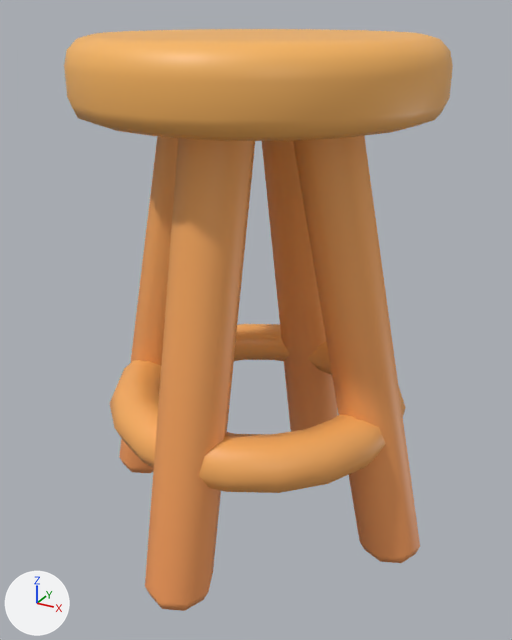
Renders of the glTF model assets/blender_stuff/Cute_Furniture_Free_glb/Separate_Assets_glb/Chair_17.glb from each side of a commit.
Both versions are drawn from a 50 mm camera at (0.382, -0.699, 0.624) aimed at (0.002, -0.007, 0.278). Lighting does not change. The marker at lower left points along +X, +Y and +Z. The picture after the commit comes second.

Script lines for the objects in view, before the commit:
```python
me_chair_17 = bpy.data.meshes.new('Chair_17')
me_chair_17.from_pydata(...)  # 448 vertices, 852 faces; spans x -0.227..0.227, y -0.227..0.227, z 0.0..0.6
me_chair_17.materials.append(mat_color)  # picture img_textures_4
ob_chair_17 = bpy.data.objects.new('Chair_17', me_chair_17)
ob_chair_17.location = (0.0, 0.0, 0.0)
```
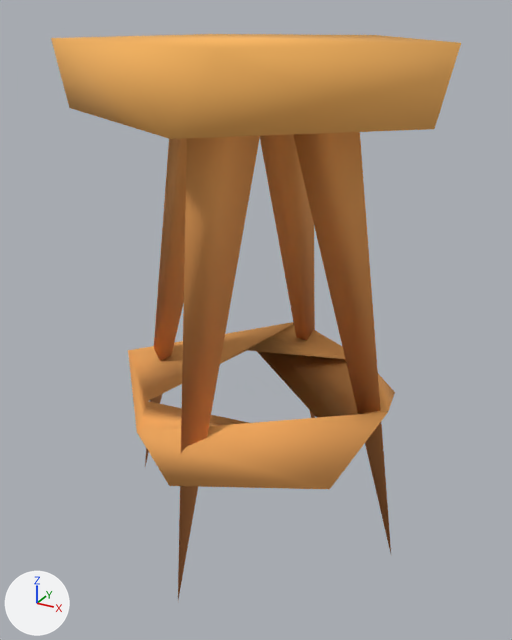
Edits to the scene script, one JSON object a line:
```json
{"op": "add", "block": "mat_color_001", "code": ["mat_color_001 = principled_material('Color.001')", "mat_color_001.texture = img_textures_4", "mat_color_001.roughness = 1.0"]}
{"block": "me_chair_17", "where": "# used by ob_chair_17; location = (0.0, 0.0, 0.0)"}
{"op": "remove", "block": "me_chair_17", "code": "me_chair_17.from_pydata(...)  # 448 vertices, 852 faces; spans x -0.227..0.227, y -0.227..0.227, z 0.0..0.6"}
{"op": "remove", "block": "me_chair_17", "code": "me_chair_17.materials.append(mat_color)  # picture img_textures_4"}
{"op": "add", "block": "me_chair_17", "code": "me_chair_17.from_pydata(...)  # 39 vertices, 54 faces; spans x -0.193..0.211, y -0.205..0.193, z -0.012..0.596"}
{"block": "me_chair_17", "change": "me_chair_17 part 1: the loose piece of 180 vertices spanning x -0.187..0.187, y -0.187..0.187, z 0.144..0.2 is rebuilt with 13 vertices and now spans x -0.189..0.175, y -0.188..0.181, z 0.143..0.2, in mat_color_001 (picture img_textures_4)"}
{"block": "me_chair_17", "change": "me_chair_17 part 2: the loose piece of 140 vertices spanning x -0.2..0.2, y -0.2..0.2, z 0.52..0.6 is rebuilt with 10 vertices and now spans x -0.186..0.211, y -0.205..0.191, z 0.522..0.596, in mat_color_001 (picture img_textures_4)"}
{"block": "me_chair_17", "change": "me_chair_17 part 3: the loose piece of 32 vertices spanning x -0.227..-0.039, y -0.04..0.04, z 0.0..0.528 is rebuilt with 4 vertices and now spans x -0.193..-0.042, y -0.037..0.012, z -0.012..0.528, in mat_color_001 (picture img_textures_4)"}
{"block": "me_chair_17", "change": "me_chair_17 part 4: the loose piece of 32 vertices spanning x -0.04..0.04, y 0.039..0.227, z 0.0..0.528 is rebuilt with 4 vertices and now spans x -0.037..0.012, y 0.042..0.193, z -0.012..0.528, in mat_color_001 (picture img_textures_4)"}
{"block": "me_chair_17", "change": "me_chair_17 part 5: the loose piece of 32 vertices spanning x -0.04..0.04, y -0.227..-0.039, z 0.0..0.528 is rebuilt with 4 vertices and now spans x -0.012..0.037, y -0.193..-0.042, z -0.012..0.528, in mat_color_001 (picture img_textures_4)"}
{"block": "me_chair_17", "change": "me_chair_17 part 6: the loose piece of 32 vertices spanning x 0.039..0.227, y -0.04..0.04, z 0.0..0.528 is rebuilt with 4 vertices and now spans x 0.042..0.193, y -0.012..0.037, z -0.012..0.528, in mat_color_001 (picture img_textures_4)"}
{"op": "add", "block": "me_chair_17", "code": "me_chair_17.materials.append(mat_color_001)  # picture img_textures_4"}
```

Changed parts and their boxes [x1, y1, x2, y2] in the pictures (512 x 640 px):
```json
{"object": "Chair_17", "change": "reshaped", "before": [64, 29, 453, 611], "after": [51, 34, 461, 599]}
{"part": 1, "of": "me_chair_17", "change": "rebuilt", "before": [110, 324, 406, 493], "after": [128, 322, 395, 489], "on screen": "10% narrower"}
{"part": 2, "of": "me_chair_17", "change": "rebuilt", "before": [64, 29, 453, 141], "after": [51, 34, 461, 139], "on screen": "6% shorter"}
{"part": 3, "of": "me_chair_17", "change": "rebuilt", "before": [119, 137, 178, 473], "after": [145, 138, 187, 466], "on screen": "28% narrower"}
{"part": 4, "of": "me_chair_17", "change": "rebuilt", "before": [262, 141, 338, 431], "after": [260, 134, 315, 418], "on screen": "27% narrower"}
{"part": 5, "of": "me_chair_17", "change": "rebuilt", "before": [145, 138, 255, 611], "after": [178, 136, 260, 599], "on screen": "25% narrower"}
{"part": 6, "of": "me_chair_17", "change": "rebuilt", "before": [293, 136, 420, 563], "after": [293, 132, 391, 553], "on screen": "23% narrower"}
```
